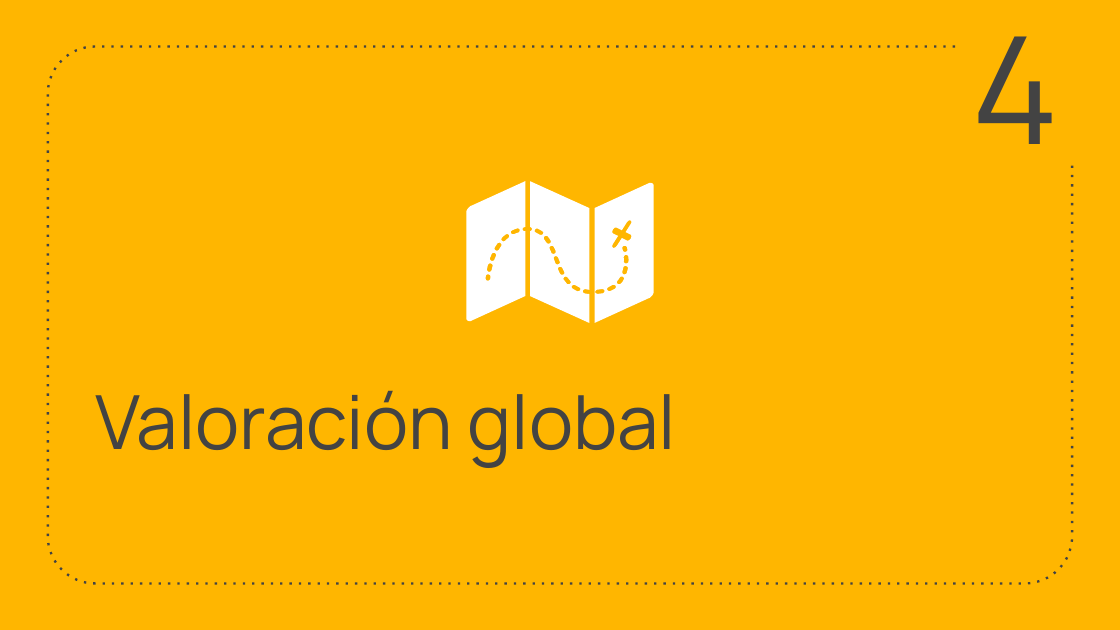
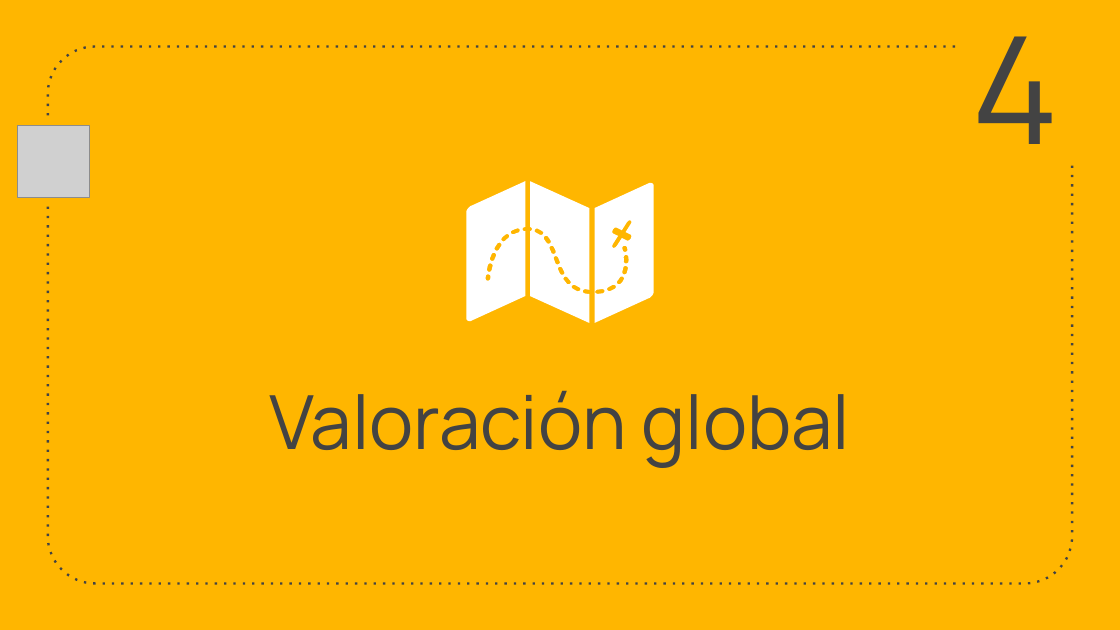
Before and after one commit to Mirirubi/TFMiri, a slide deck: slide 16 of practicas-MOVALSYS/PresentacionPracticas.pptx (slide 17 before the commit). Drawn at 1120x630 pixels with LibreOffice and Linux fonts; fonts in the diff are those of the drawing; grey boxes stand for pictures. Boxes give left, top, right and bottom in pixels: in the first picture for what was removed or moved away, otherwise in the second. Text is boxed around its words. In the diff, an @@ line names an element or a change of style, - is before the commit and + after.

```diff
--- a/practicas-MOVALSYS/PresentacionPracticas.pptx
+++ b/practicas-MOVALSYS/PresentacionPracticas.pptx
@@ rectangle added at <box>0,121,96,203</box>, fill #FFB600 @@
@@ picture added at <box>18,125,90,197</box> @@
@@ title "Valoración global" at <box>269,390,851,468</box>: alignment left to centre @@
```
Also in this commit, not shown: 4 other slides changed, 1 slide removed, 1 other file.
